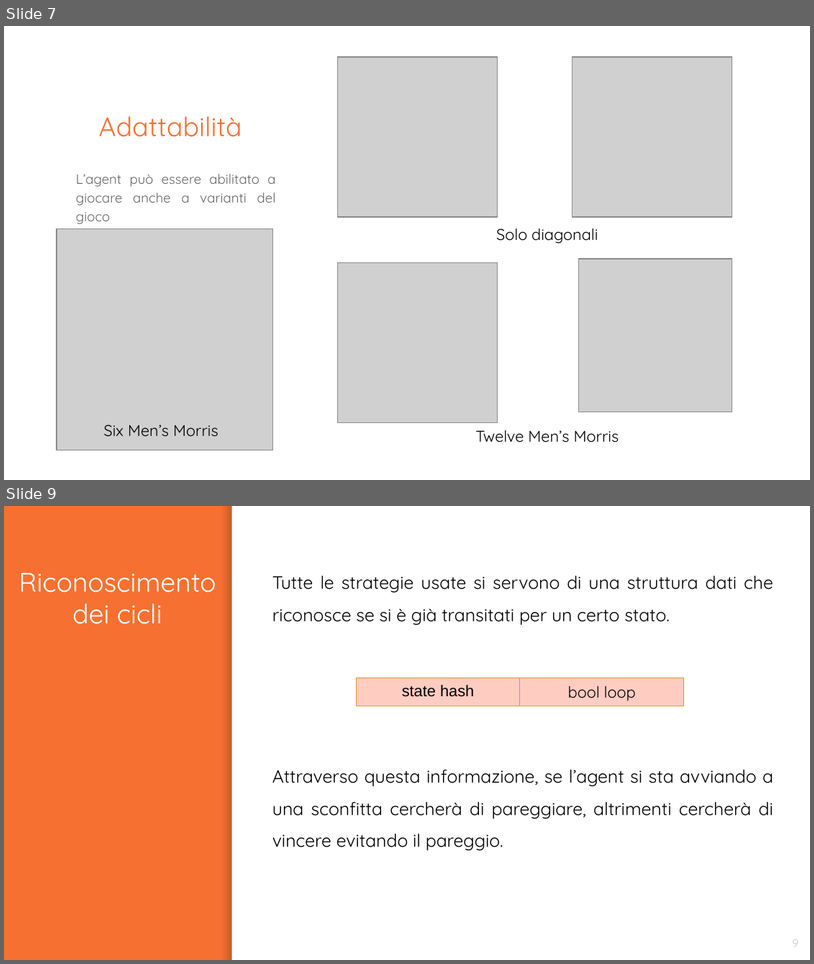
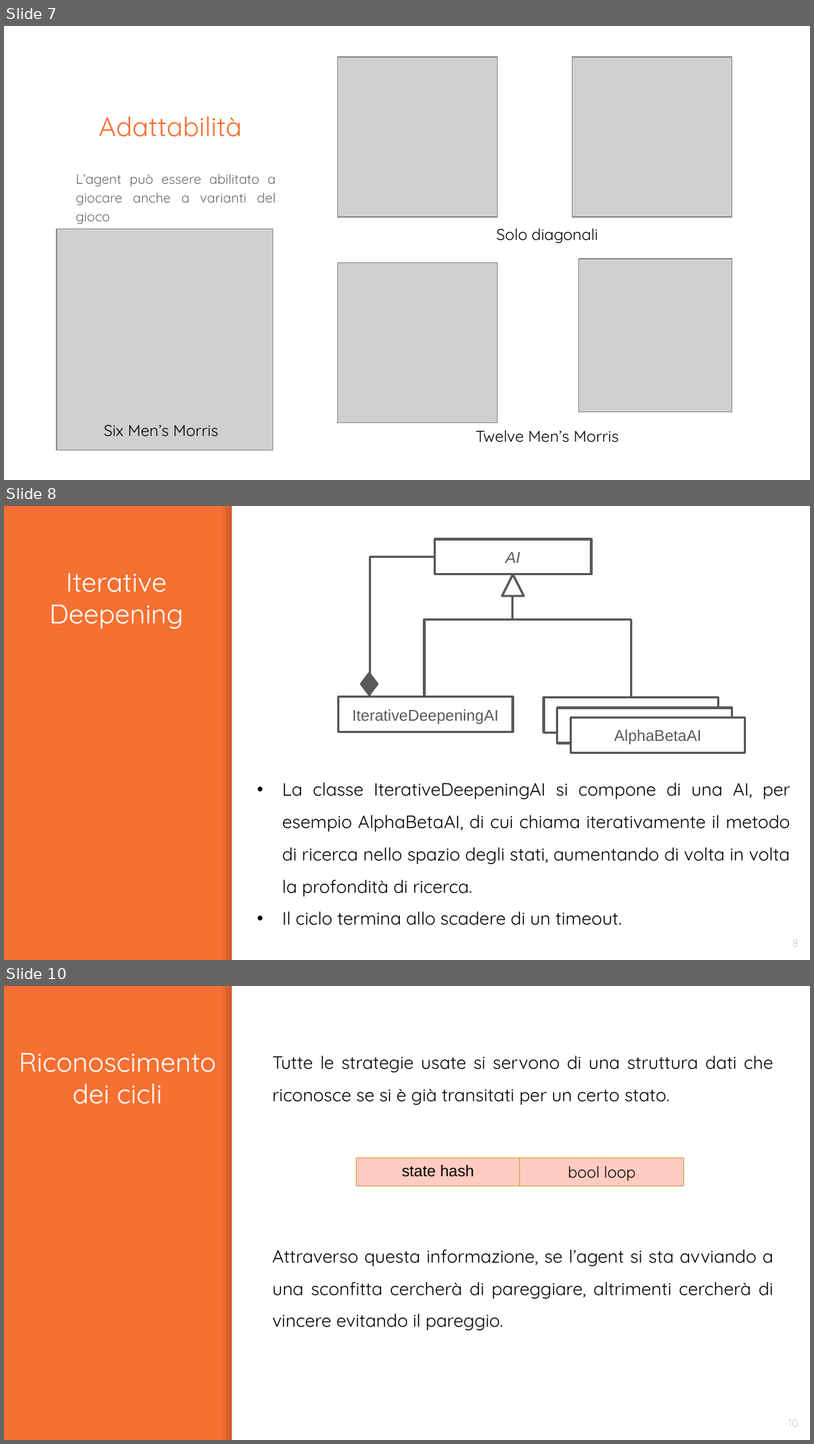
Before and after one commit to graitanto21/MillGates, a slide deck: Presentation/MillGates.pptx. Shown one above the other, each under a label of ours: slides 7 and 9 before the commit, slides 7, 8 and 10 after it; the slides between them are not shown. The pictures are 814x964 and 814x1444 pixels, drawn with LibreOffice and Linux fonts; fonts in the diff are those of the drawing; grey boxes stand for pictures. Boxes give left, top, right and bottom in pixels: in the first picture for what was removed or moved away, otherwise in the second. Text is boxed around its words. In the diff, an @@ line names an element or a change of style, - is before the commit and + after.

```diff
--- a/Presentation/MillGates.pptx
+++ b/Presentation/MillGates.pptx
@@ slide 8 added at [4, 506, 810, 960], background #F67031; not listed: 2 template elements that a slide beside it also shows @@
@@ rectangle added at [435, 539, 591, 574], fill #FFFFFF, outline #595959 2 pt, 14 pt, text #595959, italic @@
+AI
@@ elbow line added from (370, 697) to (435, 557), #595959 2.25 pt @@
@@ title added at [49, 573, 183, 629], 24 pt, text #FFFFFF @@
+Iterative Deepening
@@ triangle added at [502, 574, 524, 596], fill #FFFFFF, outline #595959 2 pt @@
@@ line added from (513, 574) to (513, 620), #595959 2.25 pt @@
@@ elbow line added from (425, 697) to (602, 620), #595959 2.25 pt @@
@@ elbow line added from (631, 697) to (445, 620), #595959 2.25 pt @@
@@ diamond added at [361, 673, 378, 695], fill #595959, outline #595959 2 pt @@
@@ rectangle added at [339, 697, 514, 733], fill #FFFFFF, outline #595959 2 pt, 14 pt, text #595959 @@
+IterativeDeepeningAI
@@ rectangle added at [544, 697, 719, 733], fill #FFFFFF, outline #595959 2 pt, 14 pt, text #F67031 @@
+ParallelNegaScoutAI
@@ rectangle added at [557, 708, 732, 743], fill #FFFFFF, outline #595959 2 pt, 14 pt, text #F67031 @@
+ParallelNegaScoutAI
@@ rectangle added at [571, 717, 746, 753], fill #FFFFFF, outline #595959 2 pt, 14 pt, text #595959 @@
+AlphaBetaAI
@@ text added at [283, 782, 790, 925], 16 pt, text #000000 @@
+• La classe IterativeDeepeningAI si compone di una AI, per esempio AlphaBetaAI, di cui chiama iterativamente il metodo di ricerca nello spazio degli stati, aumentando di volta in volta la profondità di ricerca.
+• Il ciclo termina allo scadere di un timeout.
@@ page number added at [792, 939, 799, 947], 10 pt, text #CCCCCC @@
+8
@@ what was slide 9 is now slide 10 @@
@@ page number at [789, 1419, 799, 1427]: text changed @@
-9
+10
```
Also in this commit, not shown: 3 slides changed, 3 other slides added, 16 other files.
